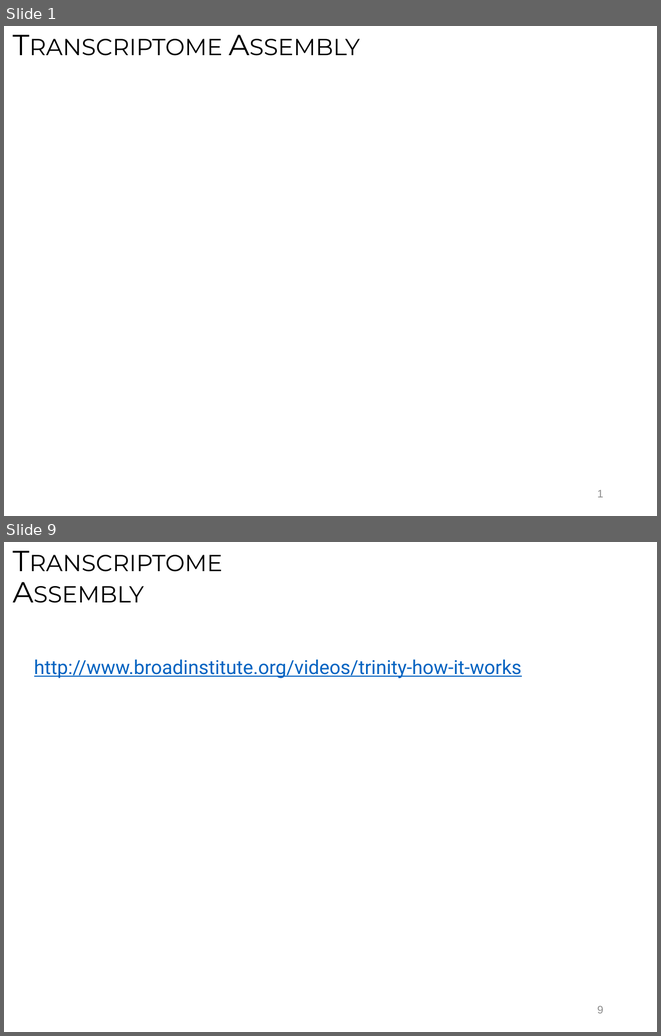
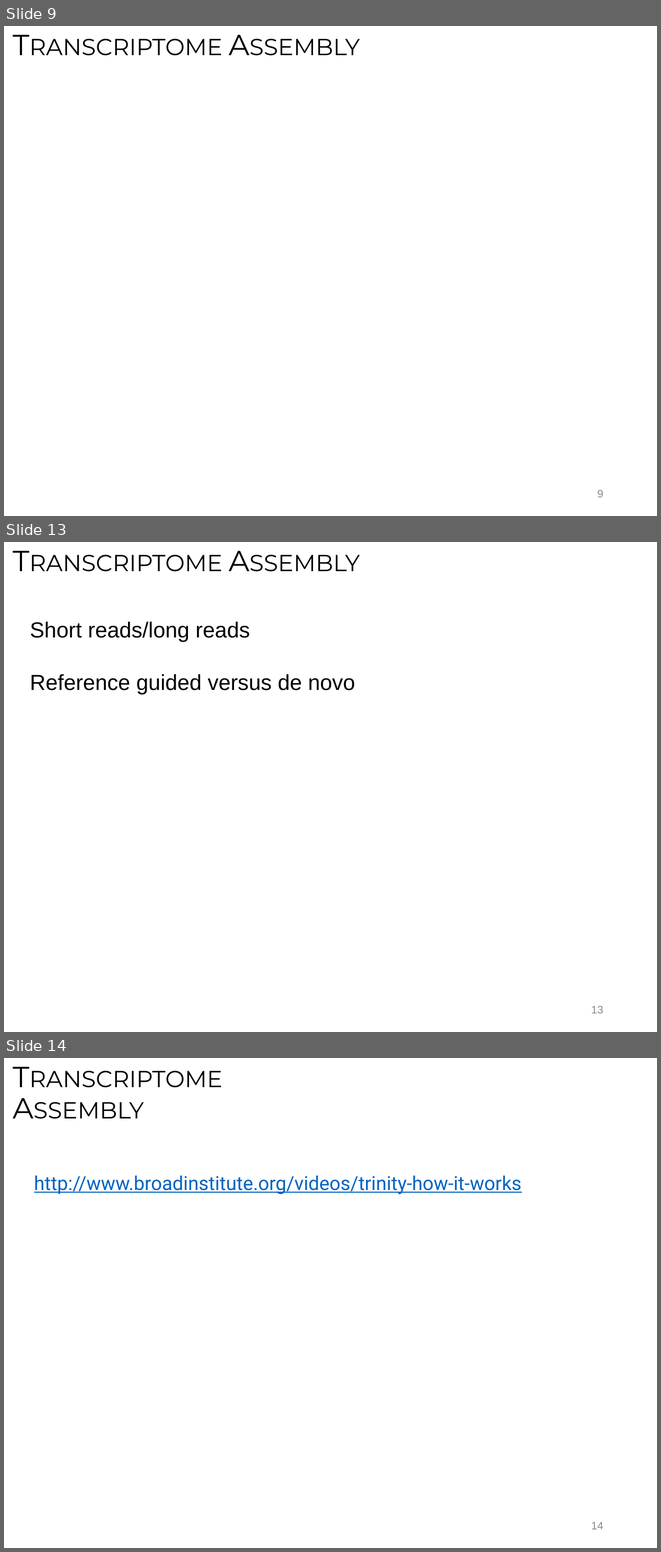
Before and after one commit to ngs-docs/angus, a slide deck: _static/MacManes_transcriptome.pptx. Shown one above the other, each under a label of ours: slides 1 and 9 before the commit, slides 9, 13 and 14 after it; the slides between them are not shown. The pictures are 661x1036 and 661x1552 pixels, drawn with LibreOffice and Linux fonts; fonts in the diff are those of the drawing; background and template pictures are left out. Boxes give left, top, right and bottom in pixels: in the first picture for what was removed or moved away, otherwise in the second. Text is boxed around its words. In the diff, an @@ line names an element or a change of style, - is before the commit and + after.

```diff
--- a/_static/MacManes_transcriptome.pptx
+++ b/_static/MacManes_transcriptome.pptx
@@ slide 13 added at [4,542,657,1032], background #FFFFFF @@
@@ title added at [4,542,650,629], 24 pt, text #000000, small capitals @@
+Transcriptome Assembly
@@ text added at [30,622,355,694], 18 pt, text #000000 @@
+Short reads/long reads
+Reference guided versus de novo
@@ page number added at [591,1006,603,1013], 9 pt, text #8C8C8C @@
+13
@@ what was slide 1 is now slide 9 @@
@@ page number at [597,490,603,497]: text changed @@
-1
+9
@@ what was slide 9 is now slide 14 @@
@@ page number at [591,1522,603,1529]: text changed @@
-9
+14
```
Also in this commit, not shown: 3 slides changed, 6 other slides added, 2 slides removed.
